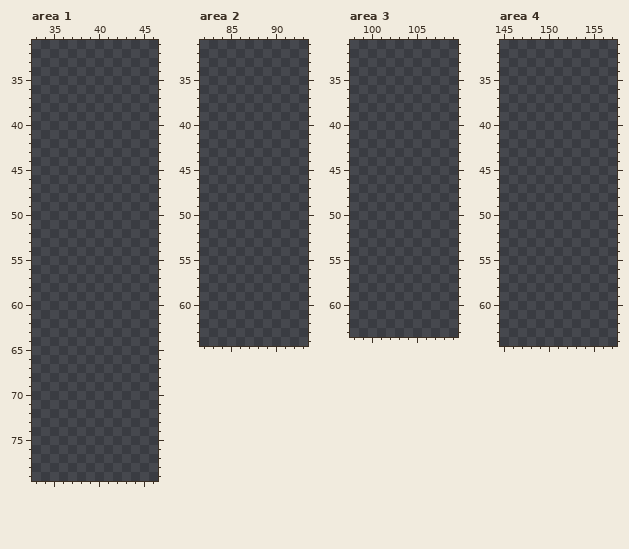
Two states of a pixel-art file, res/aseprite/ideas.aseprite. The first picture shows the starting point.
256x256 pixels, 1 frame. Shown: area 1: x 33..46, y 31..79; area 2: x 82..93, y 31..64; area 3: x 98..109, y 31..63; area 4: x 145..157, y 31..64. The commit also changed other parts of the picture, which this record leaves out.
After:
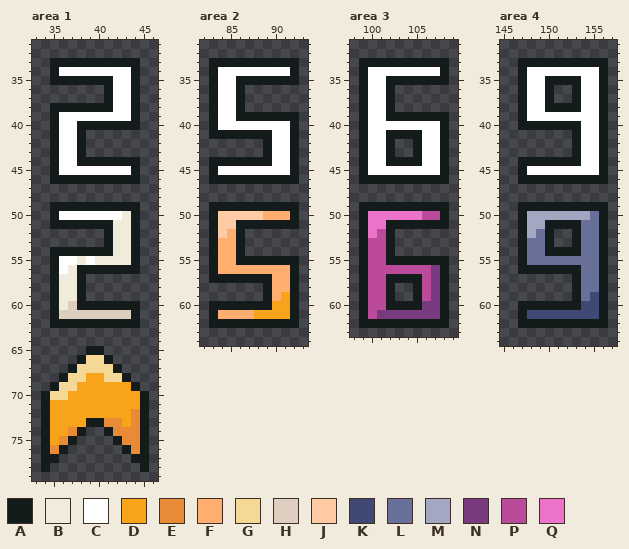
Palette (. is transparent): A #141b1b  B #f1ebdb  C #ffffff  D #f9a31b  E #e88a36  F #ffae70  G #f6d896  H #ddcebf  J #ffcba4  K #404973  L #686f99  M #a3a7c2  N #793a80  P #bc4a9b  Q #ed72ca
Edits made:
Area 1:
y 33: x 35..44 .......... -> AAAAAAAAAA
y 34: x 35..44 .......... -> ACCCCCCCCA
y 35: x 35..44 .......... -> AAAAAAACCA
y 36..37: x 41..44 .... -> ACCA
y 38: x 35..44 .......... -> AAAAAAACCA
y 39: x 35..44 .......... -> ACCCCCCCCA
y 40: x 35..44 .......... -> ACCAAAAAAA
y 41..43: x 35..38 .... -> ACCA
y 44: x 35..44 .......... -> ACCAAAAAAA
y 45: x 35..44 .......... -> ACCCCCCCCA
y 46: x 35..44 .......... -> AAAAAAAAAA
y 49: x 35..44 .......... -> AAAAAAAAAA
y 50: x 35..44 .......... -> ACCCCCCCBA
y 51: x 35..44 .......... -> AAAAAAABBA
y 52..53: x 41..44 .... -> ABBA
y 54: x 35..44 .......... -> AAAAAAABBA
y 55: x 35..44 .......... -> ACCBCBBBBA
y 56: x 35..44 .......... -> ACBAAAAAAA
y 57..59: x 35..38 .... -> ABBA
y 60: x 35..44 .......... -> ABHAAAAAAA
y 61: x 35..44 .......... -> AHHHHHHHHA
y 62: x 35..44 .......... -> AAAAAAAAAA
y 65: x 39..40 .. -> AA
y 66: x 38..41 .... -> AGGA
y 67: x 37..42 ...... -> AGGGGA
y 68: x 36..43 ........ -> AGGDDGGA
y 69: x 35..44 .......... -> AGGDDDDDDA
y 70: x 34..45 ............ -> AGGDDDDDDDDA
y 71: x 34..45 ............ -> ADDDDDDDDDDA
y 72: x 34..45 ............ -> ADDDDDDDDDEA
y 73: x 34..45 ............ -> ADDDDAAEEDEA
y 74: x 34..38 ..... -> ADDEA; x 41..45 ..... -> AEEEA
y 75: x 34..37 .... -> ADEA; x 42..45 .... -> AEEA
y 76: x 34..36 ... -> AEA; x 43..45 ... -> AEA
y 77: x 34..35 .. -> AA; x 44..45 .. -> AA
y 78: x 34 . -> A; x 45 . -> A
Area 2:
y 33: x 83..92 .......... -> AAAAAAAAAA
y 34: x 83..92 .......... -> ACCCCCCCCA
y 35: x 83..92 .......... -> ACCAAAAAAA
y 36..38: x 83..86 .... -> ACCA
y 39: x 83..92 .......... -> ACCAAAAAAA
y 40: x 83..92 .......... -> ACCCCCCCCA
y 41: x 83..92 .......... -> AAAAAAACCA
y 42..43: x 89..92 .... -> ACCA
y 44: x 83..92 .......... -> AAAAAAACCA
y 45: x 83..92 .......... -> ACCCCCCCCA
y 46: x 83..92 .......... -> AAAAAAAAAA
y 49: x 83..92 .......... -> AAAAAAAAAA
y 50: x 83..92 .......... -> AJJJJJFFFA
y 51: x 83..92 .......... -> AJJAAAAAAA
y 52: x 83..86 .... -> AJFA
y 53..54: x 83..86 .... -> AFFA
y 55: x 83..92 .......... -> AFFAAAAAAA
y 56: x 83..92 .......... -> AFFFFFFFFA
y 57: x 83..92 .......... -> AAAAAAAFFA
y 58: x 89..92 .... -> AFFA
y 59: x 89..92 .... -> AFDA
y 60: x 83..92 .......... -> AAAAAAADDA
y 61: x 83..92 .......... -> AFFFFDDDDA
y 62: x 83..92 .......... -> AAAAAAAAAA
Area 3:
y 33: x 99..108 .......... -> AAAAAAAAAA
y 34: x 99..108 .......... -> ACCCCCCCCA
y 35: x 99..108 .......... -> ACCAAAAAAA
y 36..38: x 99..102 .... -> ACCA
y 39: x 99..108 .......... -> ACCAAAAAAA
y 40: x 99..108 .......... -> ACCCCCCCCA
y 41: x 99..108 .......... -> ACCAAAACCA
y 42..43: x 99..102 .... -> ACCA; x 105..108 .... -> ACCA
y 44: x 99..108 .......... -> ACCAAAACCA
y 45: x 99..108 .......... -> ACCCCCCCCA
y 46: x 99..108 .......... -> AAAAAAAAAA
y 49: x 99..108 .......... -> AAAAAAAAAA
y 50: x 99..108 .......... -> AQQQQQQPPA
y 51: x 99..108 .......... -> AQQAAAAAAA
y 52: x 99..102 .... -> AQPA
y 53..54: x 99..102 .... -> APPA
y 55: x 99..108 .......... -> APPAAAAAAA
y 56: x 99..108 .......... -> APPPPPPPNA
y 57: x 99..108 .......... -> APPAAAAPNA
y 58..59: x 99..102 .... -> APPA; x 105..108 .... -> APNA
y 60: x 99..108 .......... -> APPAAAANNA
y 61: x 99..108 .......... -> APNNNNNNNA
y 62: x 99..108 .......... -> AAAAAAAAAA
Area 4:
y 33: x 147..156 .......... -> AAAAAAAAAA
y 34: x 147..156 .......... -> ACCCCCCCCA
y 35: x 147..156 .......... -> ACCAAAACCA
y 36..37: x 147..150 .... -> ACCA; x 153..156 .... -> ACCA
y 38: x 147..156 .......... -> ACCAAAACCA
y 39: x 147..156 .......... -> ACCCCCCCCA
y 40: x 147..156 .......... -> AAAAAAACCA
y 41..43: x 153..156 .... -> ACCA
y 44: x 147..156 .......... -> AAAAAAACCA
y 45: x 147..156 .......... -> ACCCCCCCCA
y 46: x 147..156 .......... -> AAAAAAAAAA
y 49: x 147..156 .......... -> AAAAAAAAAA
y 50: x 147..156 .......... -> AMMMMMMMLA
y 51: x 147..156 .......... -> AMMAAAALLA
y 52: x 147..150 .... -> AMLA; x 153..156 .... -> ALLA
y 53: x 147..150 .... -> ALLA; x 153..156 .... -> ALLA
y 54: x 147..156 .......... -> ALLAAAALLA
y 55: x 147..156 .......... -> ALLLLLLLLA
y 56: x 147..156 .......... -> AAAAAAALLA
y 57..58: x 153..156 .... -> ALLA
y 59: x 153..156 .... -> ALKA
y 60: x 147..156 .......... -> AAAAAAAKKA
y 61: x 147..156 .......... -> AKKKKKKKKA
y 62: x 147..156 .......... -> AAAAAAAAAA
Boxes around the changes in both pictures, in picture pixels (x1, y1, x2, y2):
added: (41, 58, 149, 472)
added: (209, 58, 299, 328)
added: (359, 58, 449, 328)
added: (518, 58, 608, 328)
